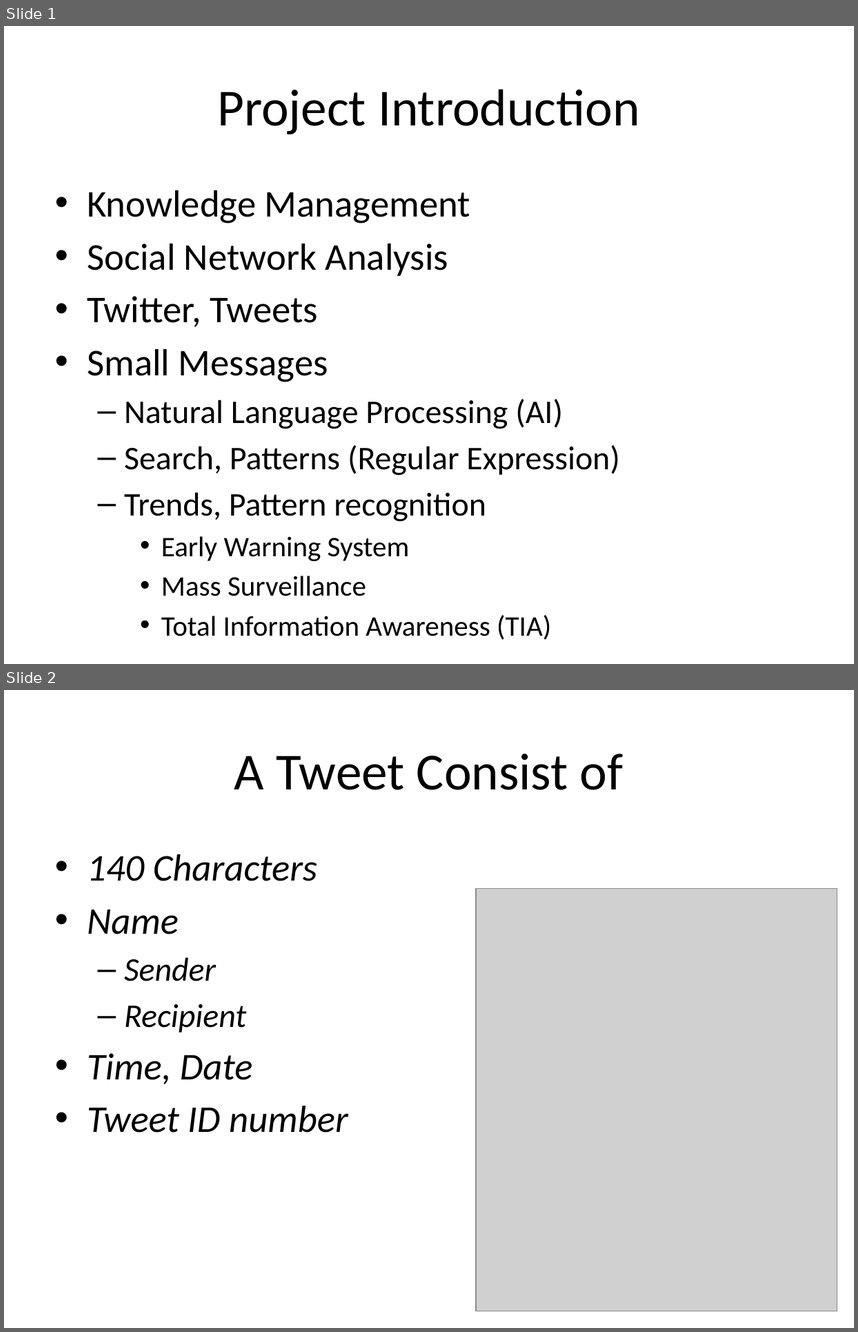
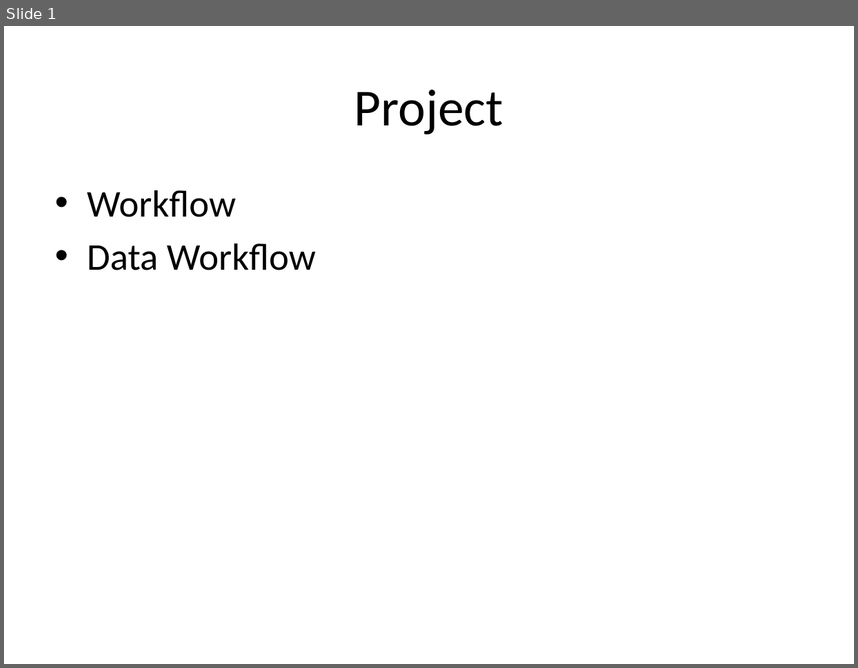
Before and after one commit to isurup/kalle-martin-group, a slide deck: SSE3/MartinPresentation/project extra slides.pptx. Shown one above the other, each under a label of ours: slides 1 and 2 before the commit, slide 1 after it. The pictures are 858x1332 and 858x668 pixels, drawn with LibreOffice and Linux fonts; fonts in the diff are those of the drawing; grey boxes stand for pictures. Boxes give left, top, right and bottom in pixels: in the first picture for what was removed or moved away, otherwise in the second. Text is boxed around its words. In the diff, an @@ line names an element or a change of style, - is before the commit and + after.

```diff
--- a/SSE3/MartinPresentation/project extra slides.pptx
+++ b/SSE3/MartinPresentation/project extra slides.pptx
@@ slide 2 removed at [4, 690, 854, 1328], background #FFFFFF @@
@@ title removed at [234, 753, 624, 790] @@
-A Tweet Consist of
@@ text removed at [87, 854, 348, 1132] @@
-• 140 Characters
-• Name
-  – Sender
-  – Recipient
-• Time, Date
-• Tweet ID number
@@ picture removed at [476, 888, 837, 1310] @@
@@ slide 1 changed as well @@
@@ title at [355, 89, 504, 134]: text changed @@
-Project Introduction
+Project
@@ text at [87, 190, 316, 270]: text changed; size 28 to 32 pt @@
-• Knowledge Management
-• Social Network Analysis
-• Twitter, Tweets
-• Small Messages
-  – Natural Language Processing (AI)
-  – Search, Patterns (Regular Expression)
-  – Trends, Pattern recognition
-    • Early Warning System
-    • Mass Surveillance
-    • Total Information Awareness (TIA)
+• Workflow
+• Data Workflow
```
Also in this commit, not shown: 1 other slide changed, 1 slide added, 3 other slides removed.
